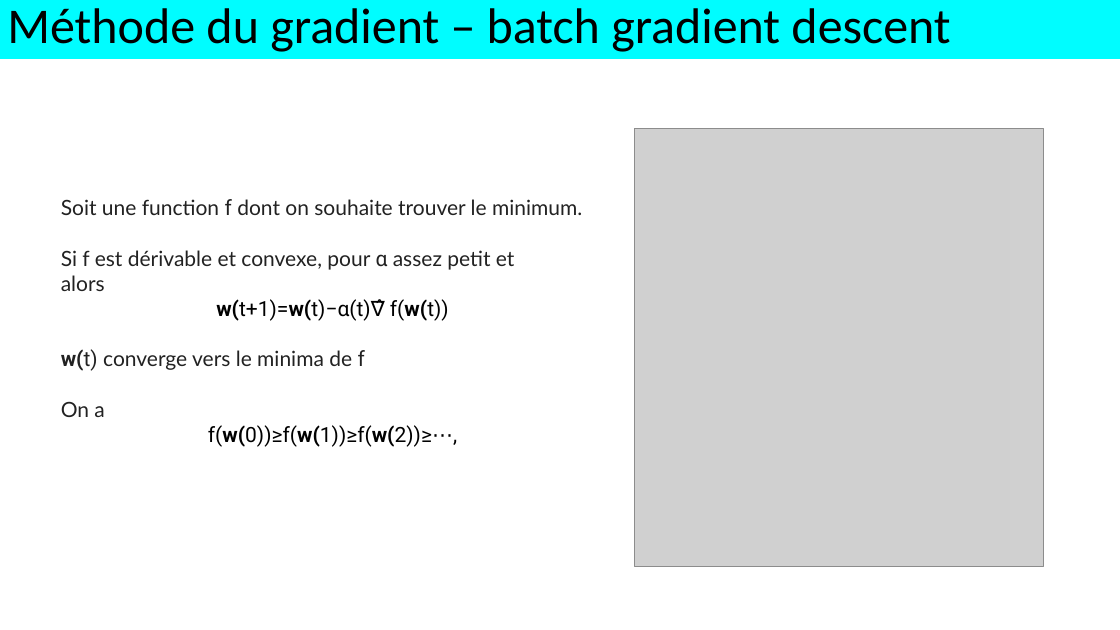
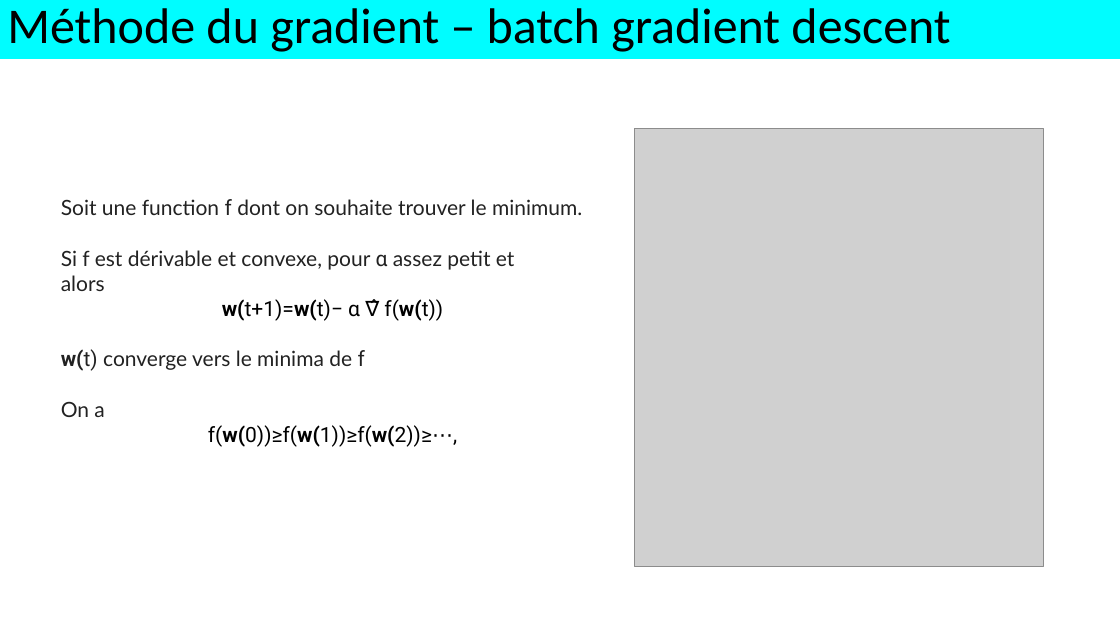
Before and after one commit to alexisperrier/XEmines_DataScience_2020, a slide deck: slide 7 of slides/XEM20_S1D6_sgd_ensembling.pptx (slide 4 before the commit). Drawn at 1120x630 pixels with LibreOffice and Linux fonts; fonts in the diff are those of the drawing; grey boxes stand for pictures. Boxes give left, top, right and bottom in pixels: in the first picture for what was removed or moved away, otherwise in the second. Text is boxed around its words. In the diff, an @@ line names an element or a change of style, - is before the commit and + after.

```diff
--- a/slides/XEM20_S1D6_sgd_ensembling.pptx
+++ b/slides/XEM20_S1D6_sgd_ensembling.pptx
@@ text at (222, 299, 443, 321): text changed @@
-w(t+1)=w(t)−α(t)∇̂ f(w(t))
+w(t+1)=w(t)− α ∇̂ f(w(t))
```
Also in this commit, not shown: 5 other slides changed, 11 other files.
